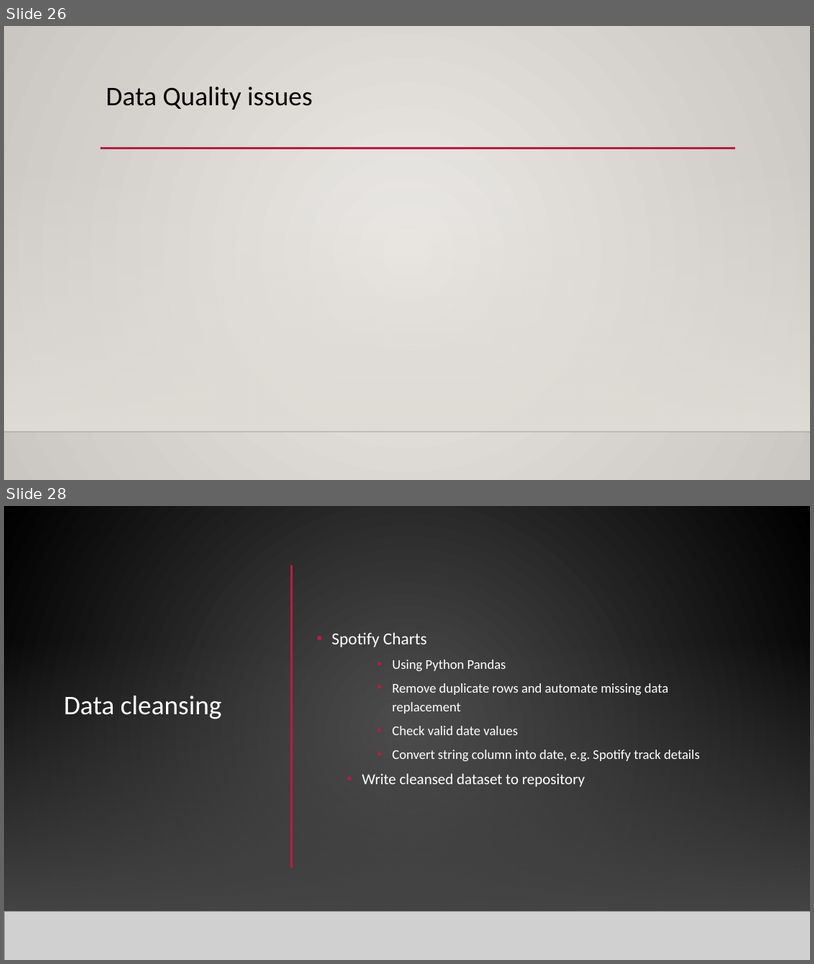
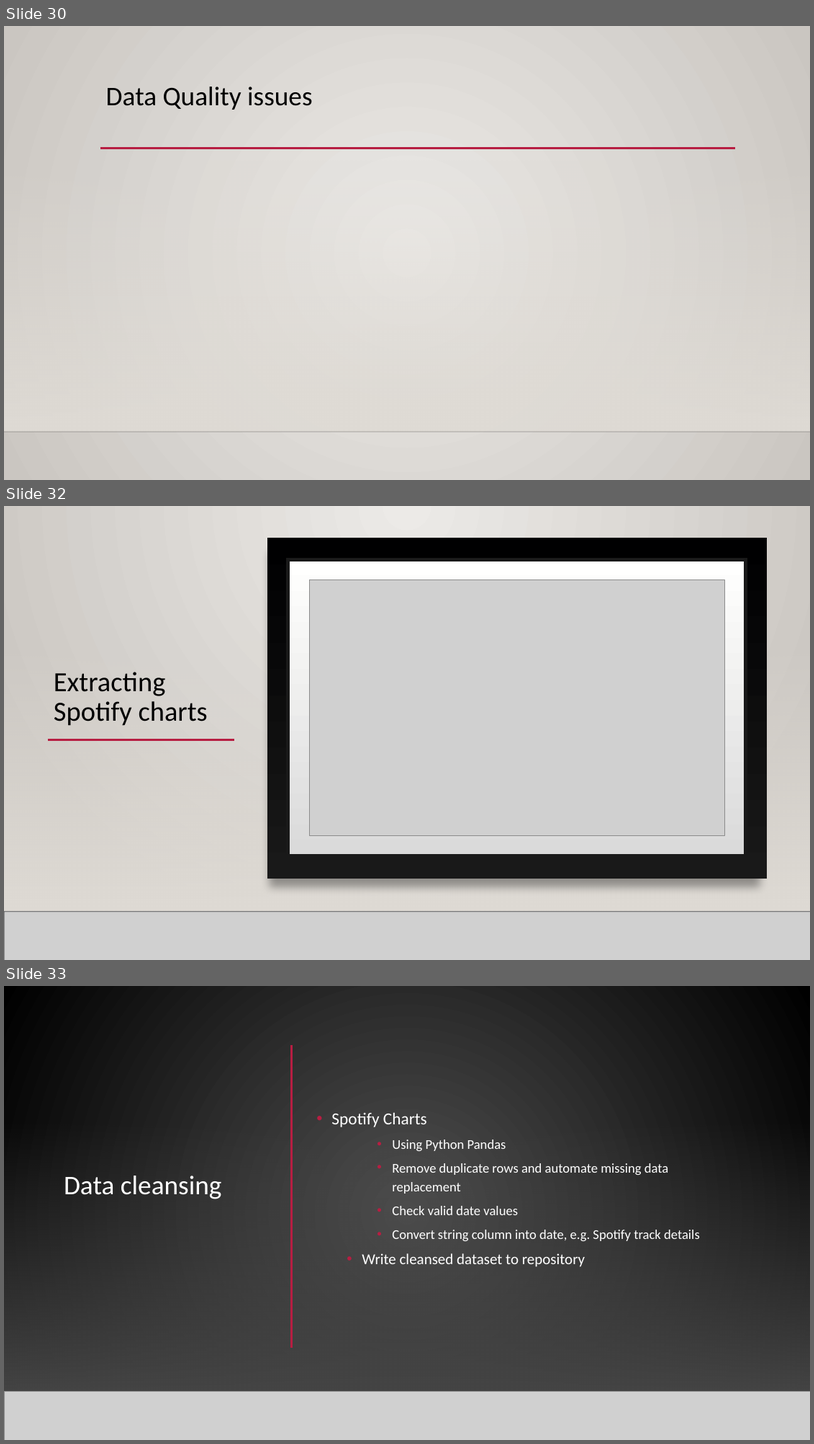
Before and after one commit to mahyarshu/Gigalytics, a slide deck: documents/Presentation/Innovators.pptx. Shown one above the other, each under a label of ours: slides 26 and 28 before the commit, slides 30, 32 and 33 after it; the slides between them are not shown. The pictures are 814x964 and 814x1444 pixels, drawn with LibreOffice and Linux fonts; fonts in the diff are those of the drawing; grey boxes stand for pictures; background and template pictures are left out. Boxes give left, top, right and bottom in pixels: in the first picture for what was removed or moved away, otherwise in the second. Text is boxed around its words. In the diff, an @@ line names an element or a change of style, - is before the commit and + after.

```diff
--- a/documents/Presentation/Innovators.pptx
+++ b/documents/Presentation/Innovators.pptx
@@ slide 32 added at [4,506,810,960], background gradient #ECEAE7 to #CAC7C1; not listed: 3 template elements that a slide beside it also shows @@
@@ rectangle added at [4,506,810,960], fill gradient #ECEAE7 to #CAC7C1 @@
@@ rectangle added at [267,538,767,879], fill gradient #000001 to #191919 @@
@@ rectangle added at [288,560,746,855], fill gradient #DADADA to #FFFFFE, outline #191919 4 pt @@
@@ picture added at [309,580,725,836] @@
@@ rectangle added at [4,640,810,911], fill gradient #DFDBD5 @@
@@ rectangle added at [4,640,810,911], fill gradient #DFDBD5 @@
@@ title added at [54,672,208,726], 33 pt, text #000000 @@
+Extracting Spotify charts
@@ line added from (47, 739) to (234, 739), #B71E42 2.5 pt @@
@@ line added from (164, 739) to (736, 739), #B71E42 2.5 pt @@
@@ line added from (4, 911) to (810, 911), #000001 1 pt @@
@@ picture added at [4,911,810,960] @@
@@ line added from (4, 911) to (810, 911), #000001 1 pt @@
@@ what was slide 26 is now slide 30 @@
@@ what was slide 28 is now slide 33 @@
```
Also in this commit, not shown: 6 slides changed, 9 other slides added, 2 slides removed.
